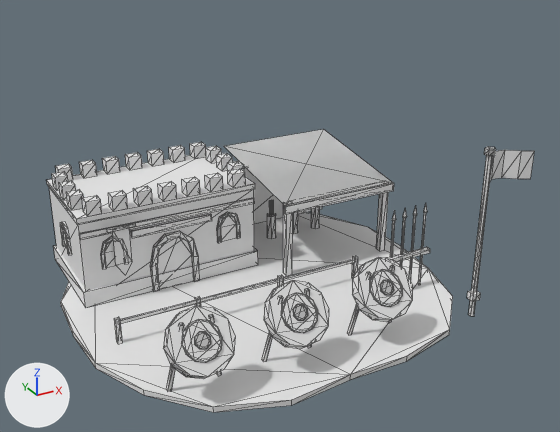
What one commit did to the glTF model sample_project/assets/3d/buildings/saracens/archery_range.glb.
The view is the same before and after, from a camera (50 mm lens) standing at (-4.48, -8.95, 5.55) and looking at (0.24, -0.36, 1.25). The lights are fixed; the arrows at lower left show +X, +Y and +Z. The picture after the commit comes second. Mesh edges are drawn as thin lines. Vertices at exactly the same position are counted once.

In view in the first picture: 'saracens_archery_range'.
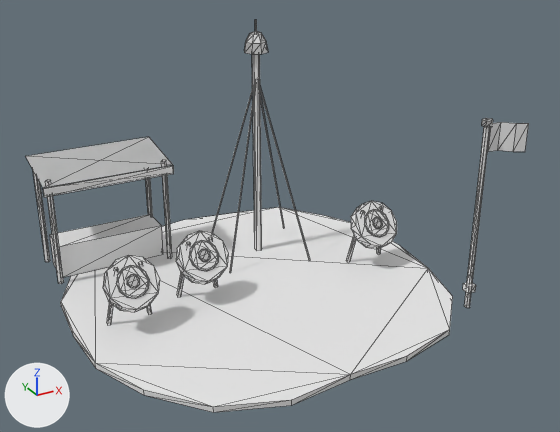
Changed parts and their boxes [x1, y1, x2, y2] in the pictures (560 x 432 px; the box of a moved part takes in the faces that stretch with it):
'saracens_archery_range', reshaped (38% taller)
    before: [47, 129, 534, 412]
    after: [26, 20, 529, 412]
part 1 of me_saracens_archery_range, moved or reshaped
    before: [469, 155, 493, 316]
    after: [252, 54, 262, 250]
part 2 of me_saracens_archery_range, moved or reshaped
    before: [194, 332, 211, 349]
    after: [127, 275, 140, 288]
part 3 of me_saracens_archery_range, moved or reshaped
    before: [293, 304, 308, 320]
    after: [198, 249, 211, 261]
part 4 of me_saracens_archery_range, moved or reshaped
    before: [380, 280, 394, 295]
    after: [372, 217, 383, 228]
part 5 of me_saracens_archery_range, moved or reshaped
    before: [484, 147, 496, 156]
    after: [482, 118, 493, 127]
part 6 of me_saracens_archery_range, moved or reshaped
    before: [167, 323, 184, 391]
    after: [107, 267, 118, 325]
part 7 of me_saracens_archery_range, added
    after: [464, 127, 490, 308]
part 8 of me_saracens_archery_range, moved or reshaped
    before: [164, 306, 236, 379]
    after: [103, 255, 160, 312]
part 9 of me_saracens_archery_range, moved or reshaped
    before: [264, 280, 329, 349]
    after: [176, 231, 229, 284]
part 10 of me_saracens_archery_range, moved or reshaped
    before: [352, 257, 413, 322]
    after: [351, 201, 397, 249]
part 11 of me_saracens_archery_range, moved or reshaped
    before: [181, 319, 223, 362]
    after: [116, 265, 150, 298]
part 12 of me_saracens_archery_range, moved or reshaped
    before: [281, 293, 318, 333]
    after: [189, 240, 219, 271]
part 13 of me_saracens_archery_range, moved or reshaped
    before: [369, 269, 403, 307]
    after: [364, 209, 389, 237]
part 14 of me_saracens_archery_range, moved or reshaped
    before: [53, 245, 258, 308]
    after: [50, 214, 163, 277]
part 15 of me_saracens_archery_range, moved or reshaped
    before: [59, 180, 76, 200]
    after: [43, 165, 174, 197]
part 16 of me_saracens_archery_range, moved or reshaped
    before: [467, 291, 481, 302]
    after: [463, 283, 476, 294]
part 17 of me_saracens_archery_range, moved or reshaped
    before: [490, 150, 534, 181]
    after: [487, 122, 529, 153]
part 18 of me_saracens_archery_range, deleted
    before: [47, 129, 430, 376]
part 19 of me_saracens_archery_range, reshaped
    before: [49, 188, 388, 291]
    after: [26, 20, 383, 314]

The change, as a list of edits to the scene's bpy script:
```text
Change me_saracens_archery_range:
    remove me_saracens_archery_range.from_pydata(...)  # 925 vertices, 1262 faces; spans x -2.66..2.84, y -2.64..2.65, z 0.0..2.46
    add me_saracens_archery_range.from_pydata(...)  # 437 vertices, 635 faces; spans x -2.66..2.89, y -2.64..2.65, z 0.0..3.68
    me_saracens_archery_range part 1: the loose piece of 10 vertices spanning x 2.17..2.24, y -2.24..-2.16, z 0.08..2.38 is scaled about its middle by (1.5, 1.5, 1.39), then moved by (-1.6, 3.2, 0.45), in mat_pe_woodlight (white #e7e7e7)
    me_saracens_archery_range part 2: the loose piece of 16 vertices spanning x -1.8..-1.6, y -2.19..-2.05, z 0.75..0.92 is moved by (-0.2, 1.75, -0.04)
    me_saracens_archery_range part 3: the loose piece of 16 vertices spanning x -0.55..-0.35, y -2.19..-2.05, z 0.75..0.92 is moved by (-0.35, 2.0, -0.04)
    me_saracens_archery_range part 4: the loose piece of 16 vertices spanning x 0.7..0.9, y -2.19..-2.05, z 0.75..0.92 is moved by (1.1, 1.75, -0.04)
    me_saracens_archery_range part 5: the loose piece of 10 vertices spanning x 2.14..2.27, y -2.27..-2.13, z 2.38..2.46 is moved by (0.1, 0.2, 0.3)
    me_saracens_archery_range part 6: the loose piece of 8 vertices spanning x -2.04..-1.86, y -1.99..-1.78, z 0.07..1.03 is scaled about its middle by (0.908, 1, 0.932), then moved by (-0.17, 1.75, -0.03)
    me_saracens_archery_range part 7: the loose piece of 10 vertices spanning x 2.17..2.24, y -2.24..-2.16, z 0.08..2.38 is copied, and the copy is scaled about its middle by (1, 1, 1.13), then moved by (0.1, 0.2, 0.15); it spans x 2.27..2.34, y -2.04..-1.96, z 0.08..2.68
    me_saracens_archery_range part 8: the loose piece of 24 vertices spanning x -2.1..-1.3, y -2.35..-1.72, z 0.41..1.12 is scaled about its middle by (0.9, 0.91, 0.905), then moved by (-0.2, 1.75, -0.04)
    me_saracens_archery_range part 9: the loose piece of 24 vertices spanning x -0.85..-0.05, y -2.35..-1.72, z 0.41..1.12 is scaled about its middle by (0.9, 0.91, 0.905), then moved by (-0.35, 2.0, -0.04)
    me_saracens_archery_range part 10: the loose piece of 24 vertices spanning x 0.4..1.2, y -2.35..-1.72, z 0.41..1.12 is scaled about its middle by (0.9, 0.91, 0.905), then moved by (1.1, 1.75, -0.04)
    me_saracens_archery_range part 11: the loose piece of 24 vertices spanning x -1.94..-1.46, y -2.26..-1.94, z 0.64..1.01 is scaled about its middle by 0.9, then moved by (-0.2, 1.75, -0.04)
    me_saracens_archery_range part 12: the loose piece of 24 vertices spanning x -0.69..-0.21, y -2.26..-1.94, z 0.64..1.01 is scaled about its middle by 0.9, then moved by (-0.35, 2.0, -0.04)
    me_saracens_archery_range part 13: the loose piece of 24 vertices spanning x 0.56..1.04, y -2.26..-1.94, z 0.64..1.01 is scaled about its middle by 0.9, then moved by (1.1, 1.75, -0.04)
    me_saracens_archery_range part 14: the loose piece of 8 vertices spanning x -2.34..0.34, y 0.51..2.19, z 0.08..0.32 is scaled about its middle by (0.597, 0.298, 2.08), then moved by (-0.6, 0.45, 0.13)
    me_saracens_archery_range part 15: the loose piece of 8 vertices spanning x -2.3..-2.12, y 1.25..1.45, z 1.41..1.61 is scaled about its middle by (10.6, 0.15, 0.6), then moved by (0.61, -0.06, 0.05), in mat_team_trim (white #e7e7e7)
    me_saracens_archery_range part 16: the loose piece of 8 vertices spanning x 2.14..2.26, y -2.26..-2.14, z 0.33..0.43 is moved by (0.1, 0.2, 0.0)
    me_saracens_archery_range part 17: the loose piece of 10 vertices spanning x 2.24..2.84, y -2.32..-2.09, z 1.98..2.36 is scaled about its middle by (0.917, 1, 1), then moved by (0.07, 0.2, 0.3)
    me_saracens_archery_range part 18: 64 loose pieces with 603 vertices, spanning x -2.34..2.4, y -1.99..2.17, z 0.07..1.61, are deleted
    me_saracens_archery_range part 19: 28 vertices removed from x -2.3..2.35, y 0.0..2.15, z 0.08..1.33; 133 vertices added at x -2.55..2.21, y -0.24..2.3, z 0.07..3.68
    remove me_saracens_archery_range.materials.append(mat_pe_tileteal)  # white #e7e7e7
    remove me_saracens_archery_range.materials.append(mat_pe_window)  # white #e7e7e7
    remove me_saracens_archery_range.materials.append(mat_pe_iron)  # white #e7e7e7
```
